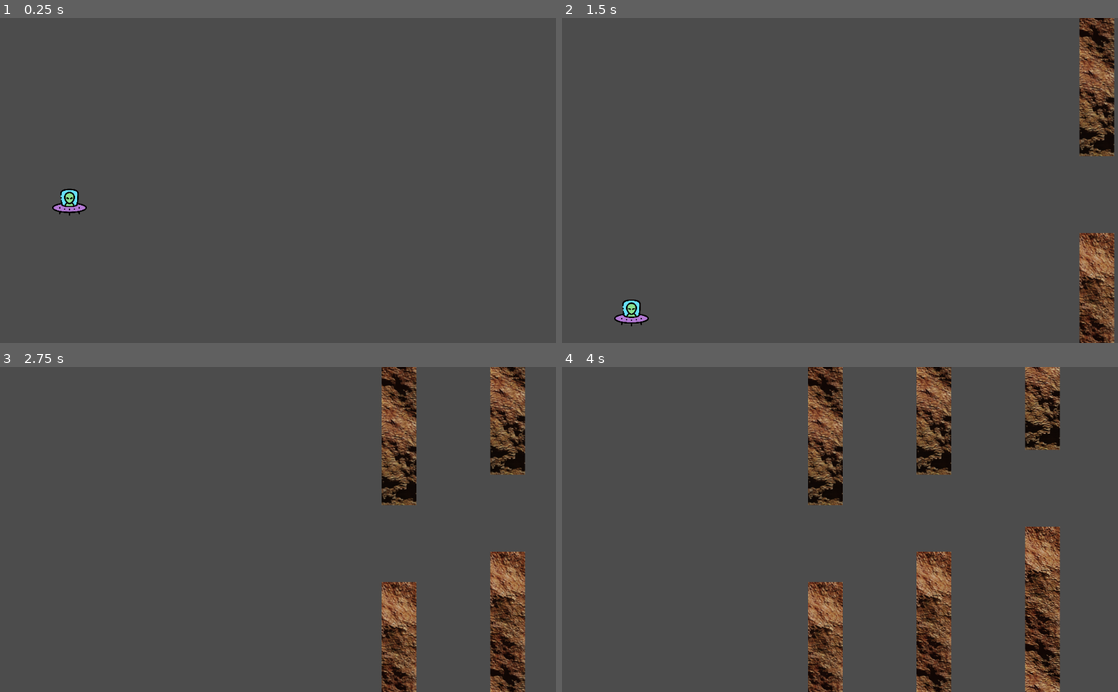
Above: before the commit, frames 1-4 (two rows, left to right).
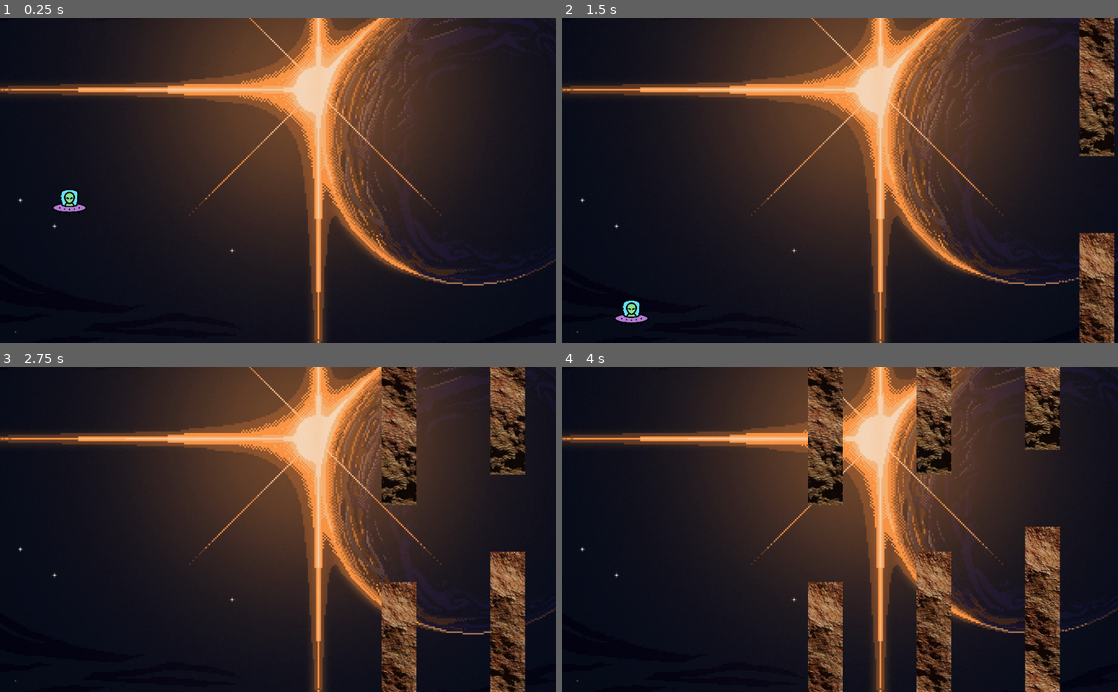
Above: after the commit, the same moments.

Repository: Chamerli-sh/Flappy-Things
Game: Godot game, scene res://World/World.tscn
Two runs of this game, one before a commit and one after it. Both use one fixed random seed, a clock stepped at 60 frames per second and the inputs below. The project has no main scene, so this scene is started directly.
Inputs:
- Up to frame 1 (0.25 s): no input
- Up to frame 2 (1.5 s): tap Up (jump) at 0.77 s
- Up to frame 3 (2.75 s): tap Up (jump) at 1.52 s
- Up to frame 4 (4 s): tap Up (jump) at 3.02, 3.77 s

The runs differ from the first frame. In frame 1, 99% of the frame differs, in the area x 0-100%, y 0-100%; in frame 2, 95%; in frame 3, 90%; in frame 4, 85%.

Commit message:
Adding the background

Diff:
--- a/World/World.tscn
+++ b/World/World.tscn
@@ -1,9 +1,13 @@
-[gd_scene load_steps=3 format=2]
+[gd_scene load_steps=4 format=2]
 
+[ext_resource path="res://World/Background.jpeg" type="Texture" id=1]
 [ext_resource path="res://Player/Player.tscn" type="PackedScene" id=2]
 [ext_resource path="res://World/PipeSpawner.gd" type="Script" id=3]
 
 [node name="World" type="Node2D"]
+
+[node name="Background" type="Sprite" parent="."]
+texture = ExtResource( 1 )
 
 [node name="Camera2D" type="Camera2D" parent="."]
 current = true
Binary file added: World/Background.jpeg
Not shown, added: World/Background.jpeg.import
